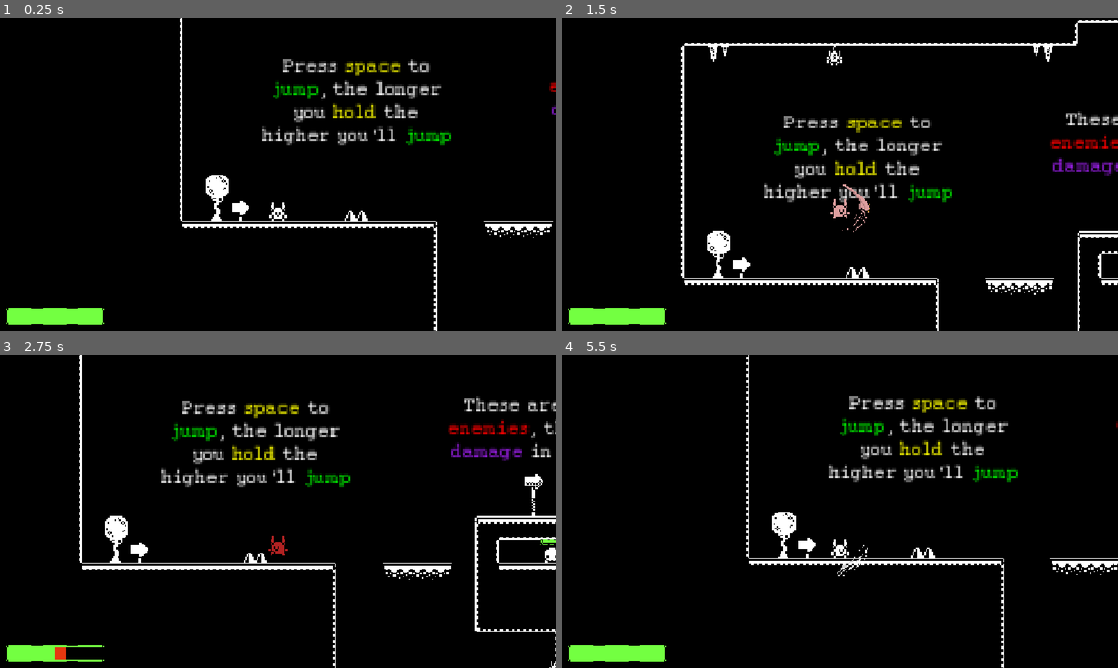
Above: before the commit, frames 1-4 (two rows, left to right).
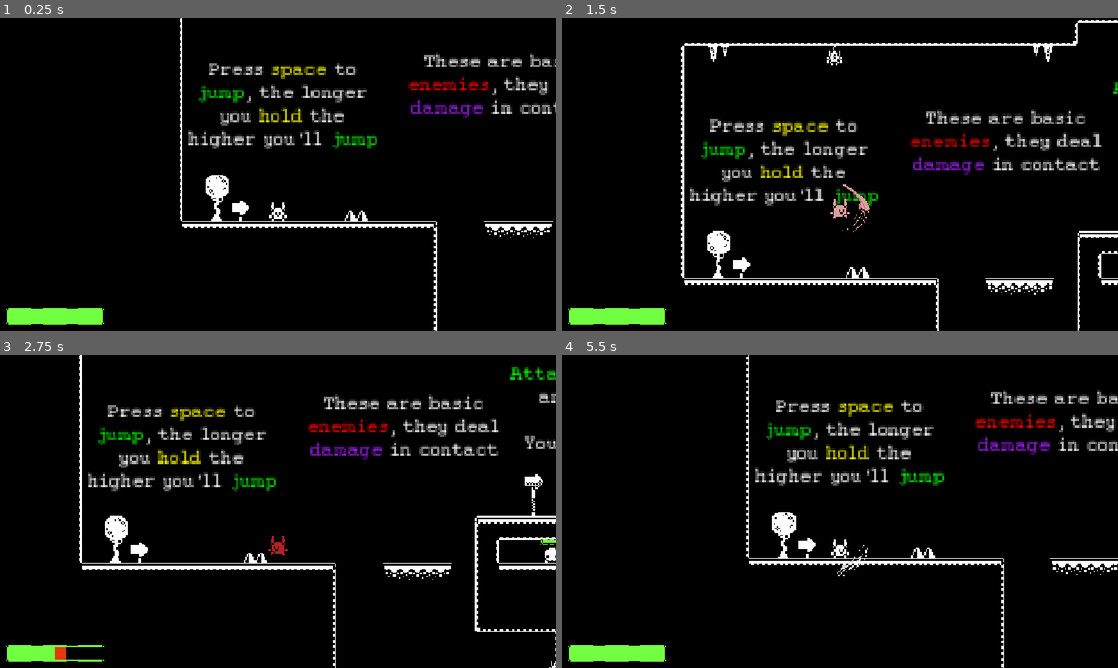
Above: after the commit, the same moments.

Repository: SeldonRubika/Godot-Workshop-Project
Game: Godot game, scene res://Scenes/main_world/main_world.tscn
Two runs of this game, one before a commit and one after it. Both use one fixed random seed, a clock stepped at 60 frames per second and the inputs below.
Inputs (mouse positions are in pixels of both pictures, inside the frame that each line leads up to):
- Up to frame 1 (0.25 s): no input
- Up to frame 2 (1.5 s): tap Enter at 0.5 s; move the mouse to (962, 158) at 0.52 s; hold D (Right) from 0.53 s (still down); click (962, 158) at 0.6 s; tap Space (Jump) at 0.77 s; move the mouse to (728, 190) at 1.27 s; click (728, 190) at 1.35 s
- Up to frame 3 (2.75 s): tap Space (Jump) at 1.52 s; move the mouse to (333, 442) at 2.02 s; release D (Right) at 2.03 s; hold A (Left) from 2.03 s (still down); click (333, 442) at 2.1 s
- Up to frame 4 (5.5 s): move the mouse to (812, 574) at 2.77 s; release A (Left) at 2.78 s; hold D (Right) 2.78-4.28 s; click (812, 574) at 2.85 s; tap Space (Jump) at 3.02, 3.77, 4.52 s; move the mouse to (1006, 558) at 3.52 s; click (1006, 558) at 3.6 s; move the mouse to (673, 464) at 4.27 s; hold A (Left) 4.28-5.03 s; click (673, 464) at 4.35 s; move the mouse to (867, 511) at 5.02 s; hold D (Right) from 5.03 s (still down); click (867, 511) at 5.1 s

The runs differ from the first frame. In frame 1, 6.0% of the frame differs, in the area x 33-100%, y 11-42%; in frame 2, 6.8%; in frame 3, 7.8%, in the area x 15-100%, y 3-44%; in frame 4, 6.0%.

Commit message:
Bug fix on attack

Diff:
--- a/Scenes/main_world/main_world.tscn
+++ b/Scenes/main_world/main_world.tscn
@@ -593,10 +593,10 @@
 
 [node name="JumpTutorial" type="RichTextLabel" parent="TutorialLabels" unique_id=936399024]
 anchors_preset = -1
-offset_left = 278.0
-offset_top = 205.0
-offset_right = 411.5
-offset_bottom = 269.0
+offset_left = 227.0
+offset_top = 182.0
+offset_right = 360.5
+offset_bottom = 297.0
 grow_horizontal = 2
 bbcode_enabled = true
 text = "Press [color=yellow]space[/color] to [color=green]jump[/color], the longer you [color=yellow]hold[/color] the higher you'll [color=green]jump[/color]"
@@ -608,10 +608,10 @@
 
 [node name="EnemyTutorial" type="RichTextLabel" parent="TutorialLabels" unique_id=1561979882]
 anchors_preset = -1
-offset_left = 473.5
-offset_top = 195.0
-offset_right = 614.0
-offset_bottom = 259.0
+offset_left = 377.0
+offset_top = 180.0
+offset_right = 517.5
+offset_bottom = 272.0
 grow_horizontal = 2
 bbcode_enabled = true
 text = "These are basic [color=red]enemies[/color], they deal [color=purple]damage[/color] in contact"
@@ -623,14 +623,30 @@
 
 [node name="AttackTutorial" type="RichTextLabel" parent="TutorialLabels" unique_id=611250648]
 anchors_preset = -1
-offset_left = 621.0
-offset_top = 214.0
-offset_right = 777.5
-offset_bottom = 294.0
+offset_left = 510.0
+offset_top = 164.0
+offset_right = 666.5
+offset_bottom = 279.0
 grow_horizontal = 2
 bbcode_enabled = true
 text = "[color=green]Attack[/color] by [color=yellow]clicking[/color] and [color=yellow]holding[/color] a [color=light_blue]direction[/color]
-You can pogo off [color=red]enemies[/color]"
+You can pogo off [color=red]enemies[/color]
+"
+fit_content = true
+scroll_active = false
+autowrap_mode = 2
+horizontal_alignment = 1
+vertical_alignment = 1
+
+[node name="DownAttackTutorial" type="RichTextLabel" parent="TutorialLabels" unique_id=455639343]
+anchors_preset = -1
+offset_left = 652.0
+offset_top = 185.0
+offset_right = 808.5
+offset_bottom = 300.0
+grow_horizontal = 2
+bbcode_enabled = true
+text = "But [color=green]down attacks[/color] only work while [color=light_blue]airborne[/color]"
 fit_content = true
 scroll_active = false
 autowrap_mode = 2
--- a/Scenes/player/player.gd
+++ b/Scenes/player/player.gd
@@ -86,19 +86,24 @@
 func _process(_delta: float) -> void:
 	if !atk_animation.is_playing():
 		atk_animation.hide()
-		atk_animation.rotation_degrees = 0
-		atk_animation.flip_h = false
 		if Input.is_action_pressed("Down"):
+			if  is_on_floor():
+				return
 			atk_direction = "down"
 			atk_animation.rotation_degrees = 90
+			atk_animation.flip_h = false
 		elif Input.is_action_pressed("Up"):
 			atk_direction = "up"
 			atk_animation.rotation_degrees = -90
+			atk_animation.flip_h = false
 		elif Input.is_action_pressed("Right"):
 			atk_direction = "right"
+			atk_animation.flip_h = false
+			atk_animation.rotation_degrees = 0
 		elif Input.is_action_pressed("Left"):
 			atk_direction = "left"
 			atk_animation.flip_h = true
+			atk_animation.rotation_degrees = 0
 	if Input.is_action_just_pressed("Attack"):
 		hurtbox.position = hurtbox_pos[atk_direction]
 		hurtbox.monitoring = true
